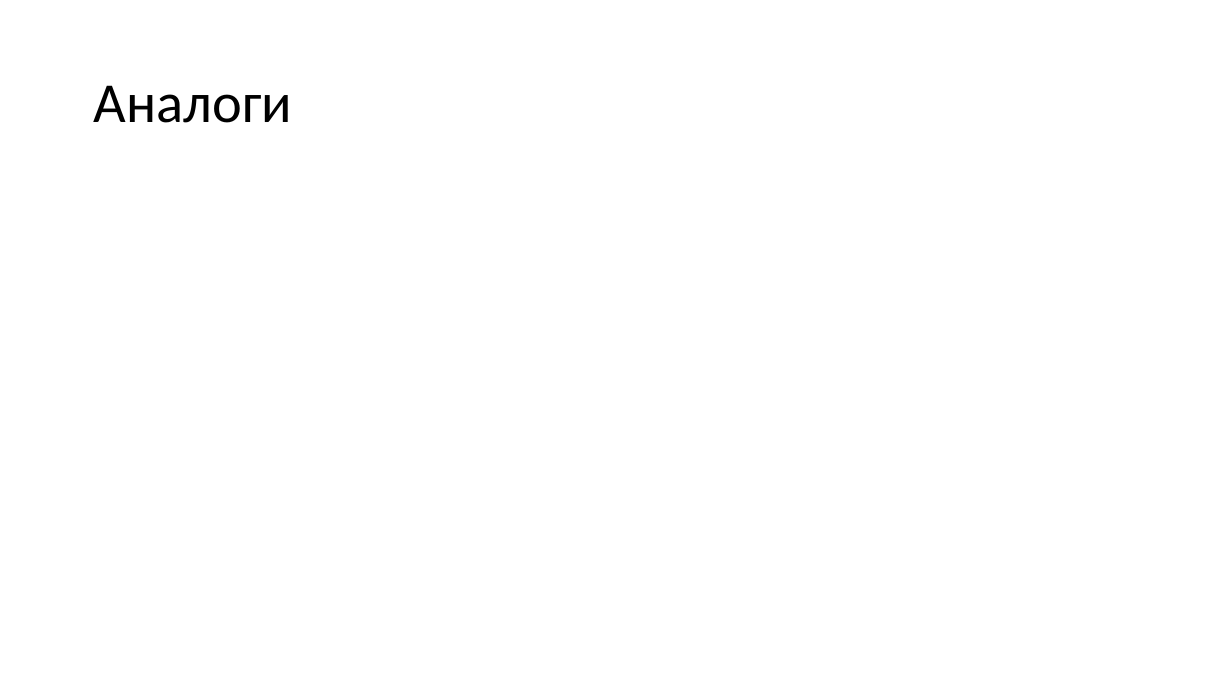
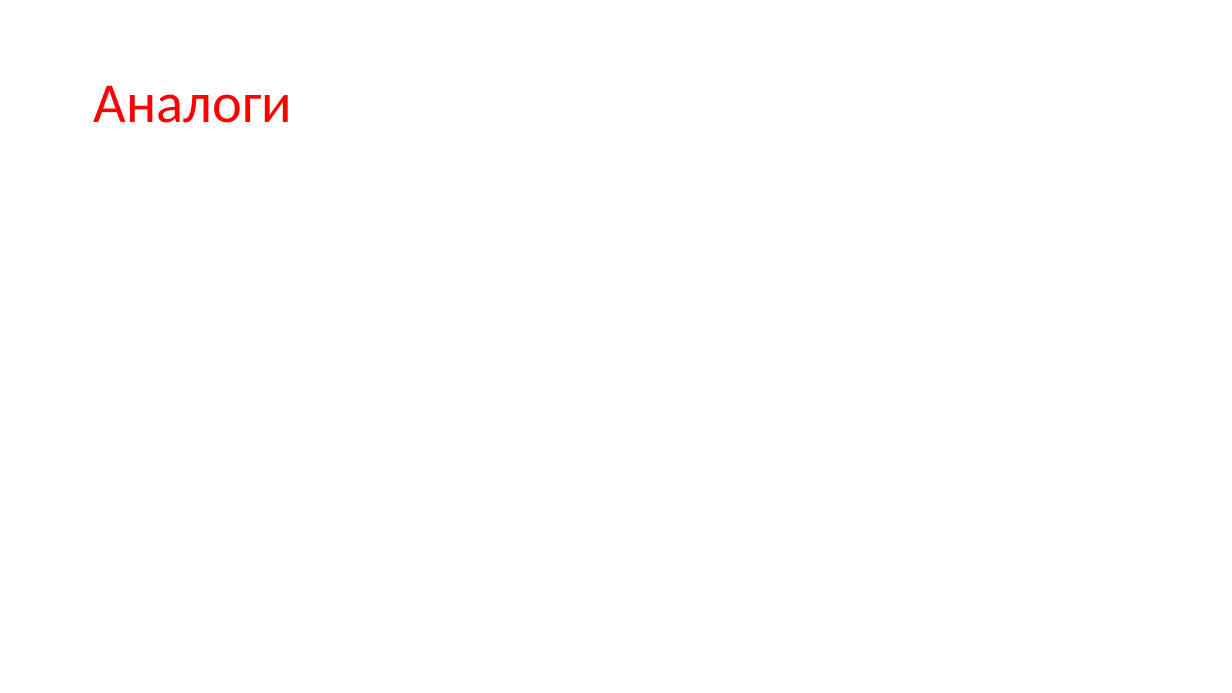
Before and after one commit to mcdodik20008/docs, a slide deck: slide 7 of Prezentatsia.pptx. Drawn at 1232x693 pixels with LibreOffice and Linux fonts; fonts in the diff are those of the drawing. Boxes give left, top, right and bottom in pixels: in the first picture for what was removed or moved away, otherwise in the second. Text is boxed around its words. In the diff, an @@ line names an element or a change of style, - is before the commit and + after.

```diff
--- a/Prezentatsia.pptx
+++ b/Prezentatsia.pptx
@@ title "Аналоги" at (x1=94, y1=85, x2=292, y2=123): text colour #000000 to #FF0000 @@
```
Also in this commit, not shown: 5 other slides changed, 1 slide added, 1 slide removed.
